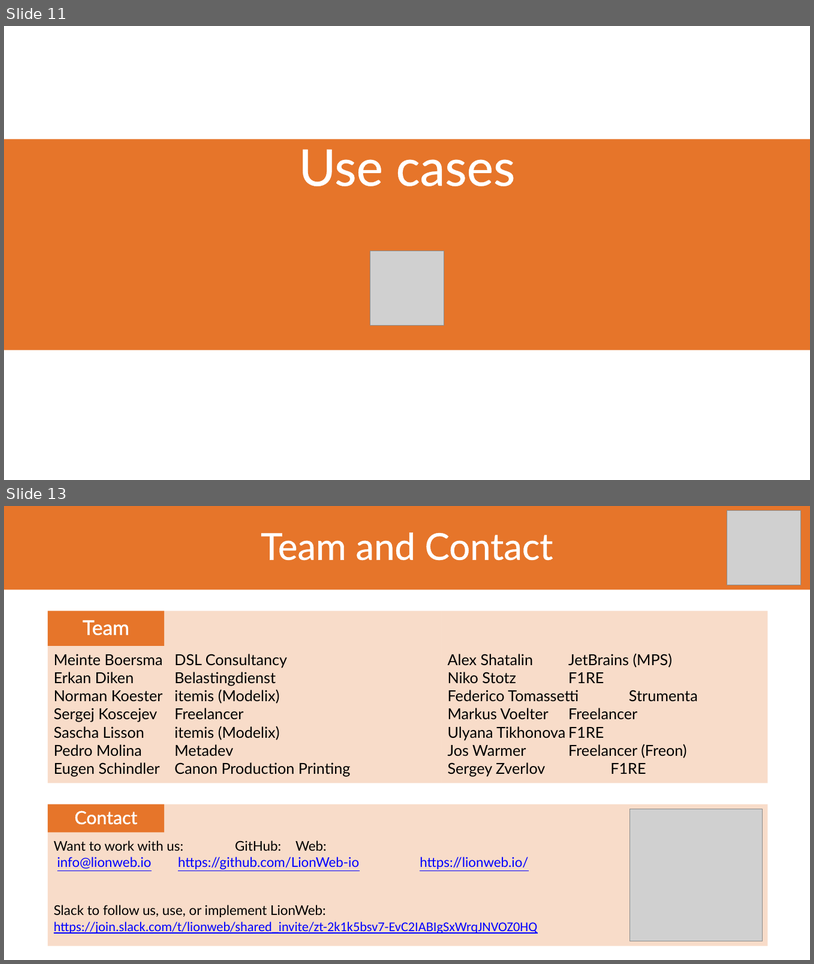
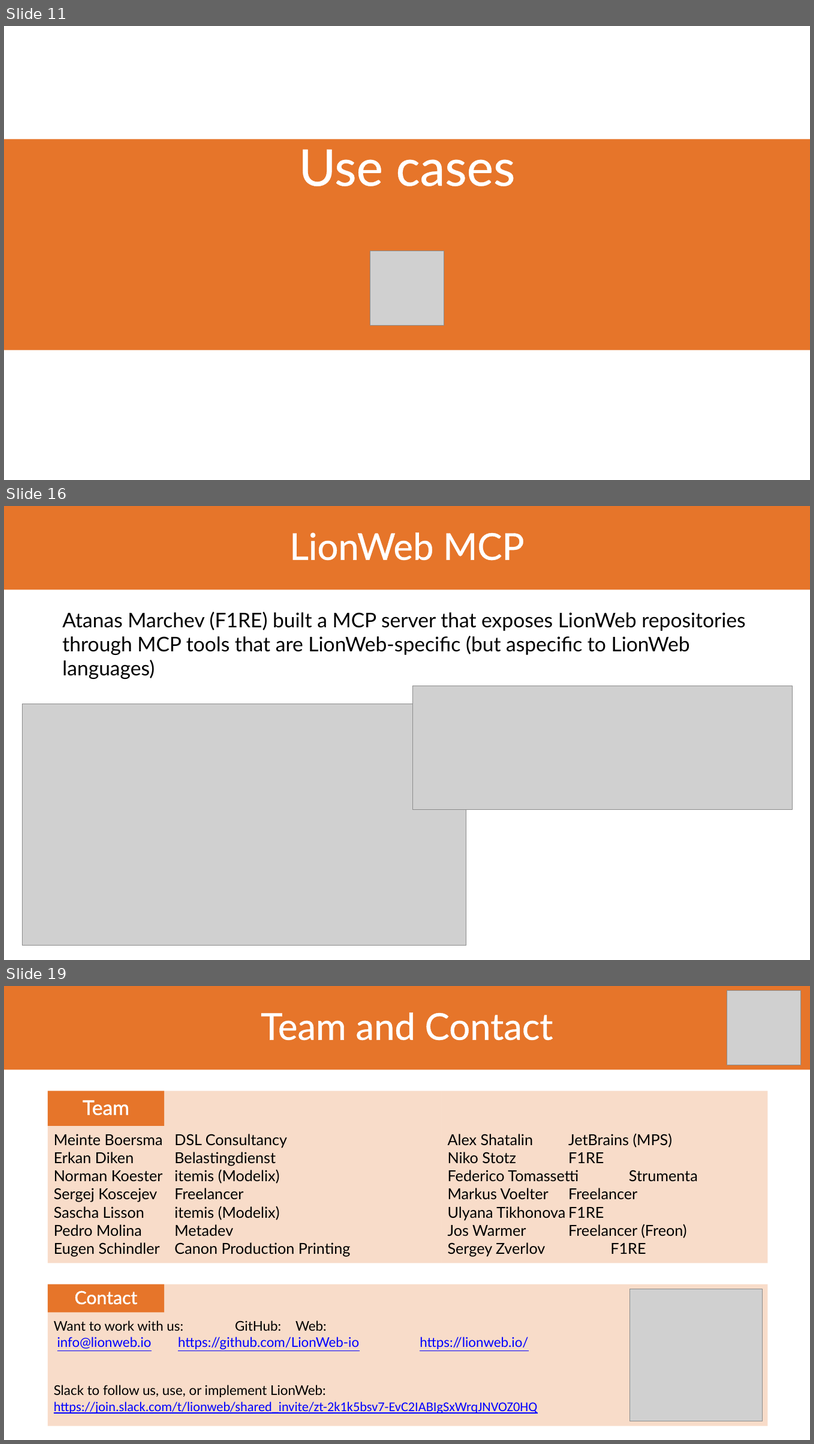
Before and after one commit to LionWeb-io/specification, a slide deck: conference-talks/LangDev/2026/LangDev 2026 Talk.pptx. Shown one above the other, each under a label of ours: slides 11 and 13 before the commit, slides 11, 16 and 19 after it; the slides between them are not shown. The pictures are 814x964 and 814x1444 pixels, drawn with LibreOffice and Linux fonts; fonts in the diff are those of the drawing; grey boxes stand for pictures; background and template pictures are left out. Boxes give left, top, right and bottom in pixels: in the first picture for what was removed or moved away, otherwise in the second. Text is boxed around its words. In the diff, an @@ line names an element or a change of style, - is before the commit and + after.

```diff
--- a/conference-talks/LangDev/2026/LangDev 2026 Talk.pptx
+++ b/conference-talks/LangDev/2026/LangDev 2026 Talk.pptx
@@ slide 16 added at <box>4,506,810,960</box>, background #FFFFFF @@
@@ title added at <box>4,506,810,589</box>, fill #E6752A, 44 pt, text #FFFFFF @@
+LionWeb MCP
@@ text added at <box>62,612,746,679</box>, 24 pt, text #000000 @@
+Atanas Marchev (F1RE) built a MCP server that exposes LionWeb repositories through MCP tools that are LionWeb-specific (but aspecific to LionWeb languages)
@@ picture added at <box>414,685,793,810</box> @@
@@ picture added at <box>22,704,466,945</box> @@
@@ what was slide 13 is now slide 19 @@
```
Also in this commit, not shown: 4 slides changed, 6 other slides added, 1 slide removed, 1 other file.
